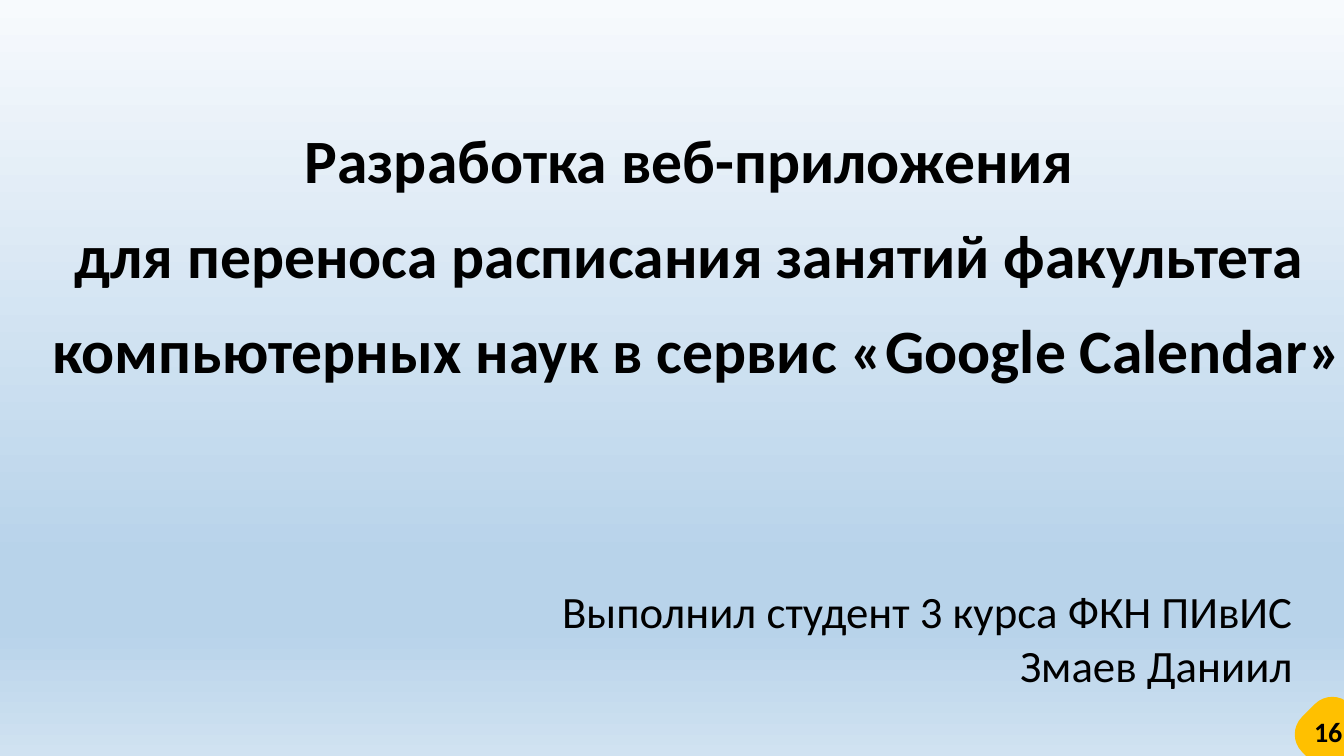
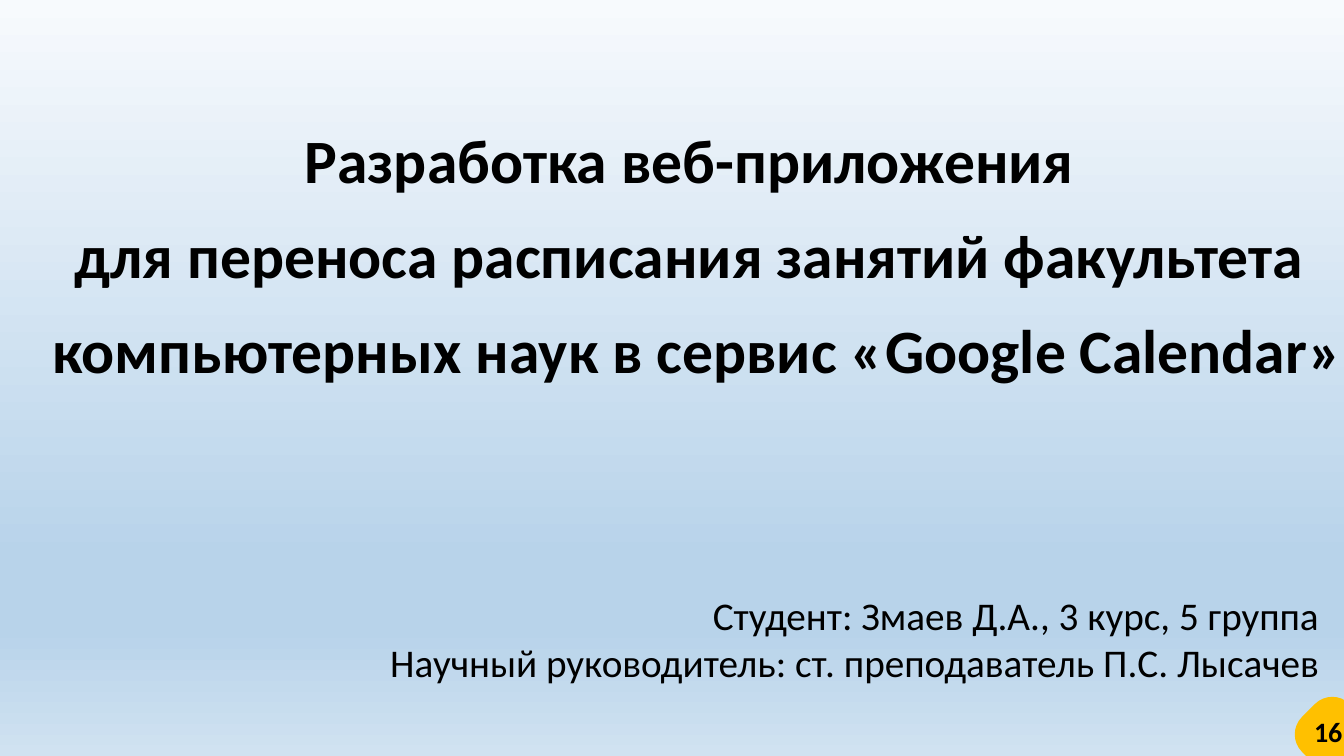
Before and after one commit to dany0k/google-calendar-writer, a slide deck: slide 16 of docs/Курсовая Презентация.pptx. Drawn at 1344x756 pixels with LibreOffice and Linux fonts; fonts in the diff are those of the drawing. Boxes give left, top, right and bottom in pixels: in the first picture for what was removed or moved away, otherwise in the second. Text is boxed around its words. In the diff, an @@ line names an element or a change of style, - is before the commit and + after.

```diff
--- a/docs/Курсовая Презентация.pptx
+++ b/docs/Курсовая Презентация.pptx
@@ text removed at <box>562,598,1293,689</box> @@
-Выполнил студент 3 курса ФКН ПИвИС
-Змаев Даниил
@@ text added at <box>390,604,1319,684</box>, 28 pt, text #000000 @@
+Студент: Змаев Д.А., 3 курс, 5 группа
+Научный руководитель: ст. преподаватель П.С. Лысачев
```
Also in this commit, not shown: 2 other slides changed, 3 other files.
